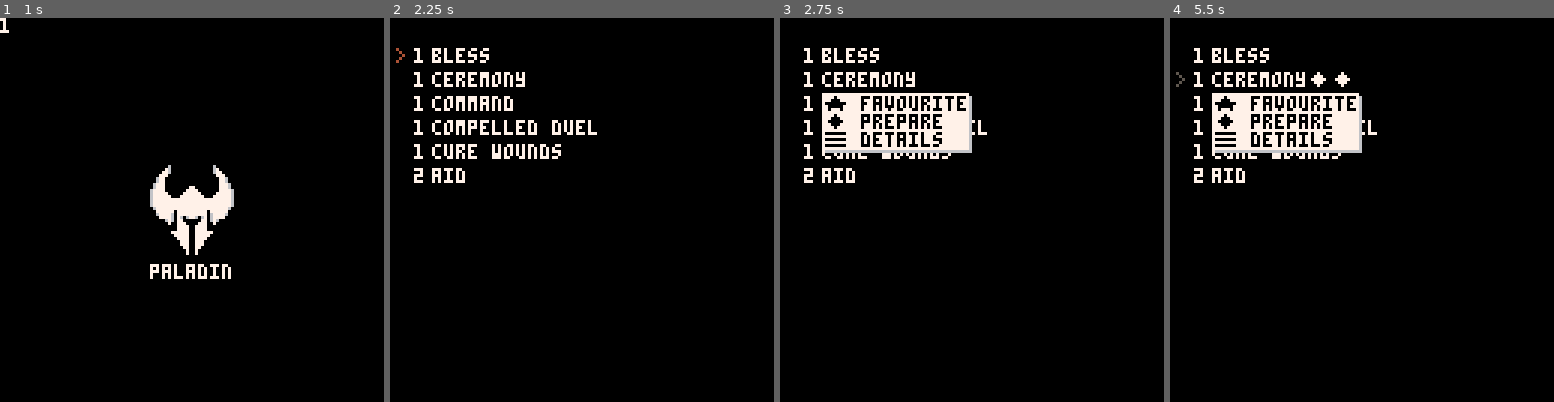
Above: before the commit, frames 1-4 (left to right).
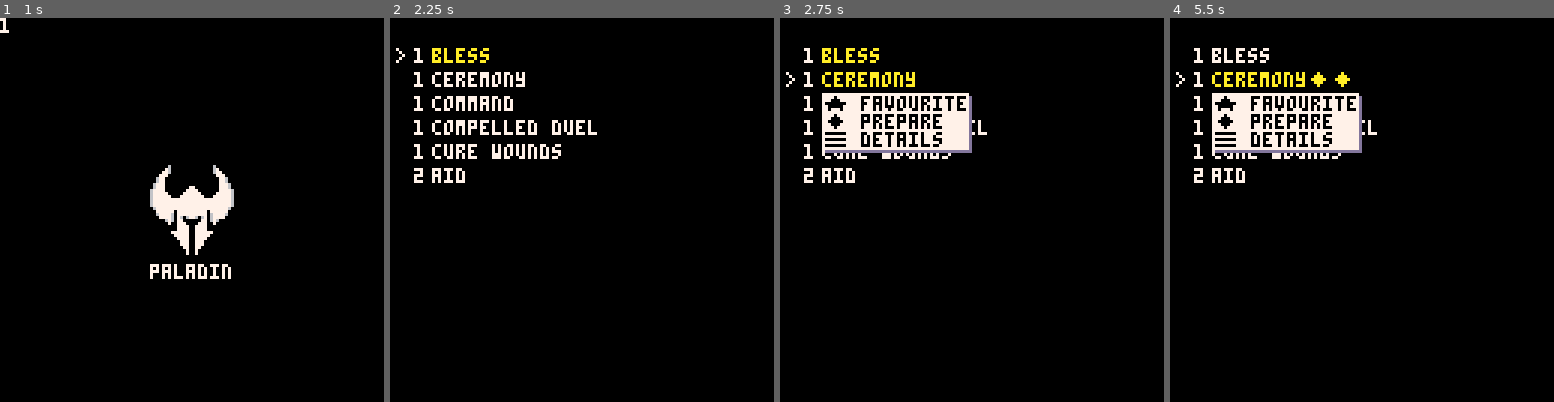
Above: after the commit, the same moments.

Repository: gbalbuena/pico-8
Game: PICO-8 cartridge games/spells.p8
The game is run twice, just before and just after one commit, with the same random seed, the same clock (stepped at 60 frames per second) and the same inputs.
Inputs:
- Up to frame 1 (1 s): tap O (Z key) at 0.33, 0.7 s
- Up to frame 2 (2.25 s): tap X (X key) at 1.07, 2.07 s; tap O (Z key) at 1.43, 2.22 s; hold Left from 1.97 s (still down)
- Up to frame 3 (2.75 s): release Left at 2.37 s; tap X (X key) at 2.4, 2.73 s; hold Down from 2.42 s (still down)
- Up to frame 4 (5.5 s): release Down at 2.82 s; hold Right 2.87-3.53 s; tap X (X key) every 0.33 s from 3.07 to 5.4 s; tap O (Z key) at 3.1, 3.98, 4.87 s; hold Up 3.58-4.08 s; hold Right 4.13-4.53 s; hold Down 4.58-5.08 s; hold Left from 5.13 s (still down)

Frame 1 is identical in both runs. In frame 2, 0.3% of the frame differs, in the area x 1-26%, y 7-12%; in frame 3, 1.2%, in the area x 1-50%, y 7-36%; in frame 4, 1.1%.

Commit message:
spells: fav initial

Diff:
--- a/games/spells.p8
+++ b/games/spells.p8
@@ -17,12 +17,12 @@
 }
 classes = { "paladin", "warlock", "rogue" }
 spells = {
-  { lvl=1, name="bless", prepared=false, casted=0 },
-  { lvl=1, name="ceremony", prepared=false, casted=0 },
-  { lvl=1, name="command", prepared=false, casted=0 },
-  { lvl=1, name="compelled duel", prepared=false, casted=0 },
-  { lvl=1, name="cure wounds", prepared=false, casted=0 },
-  { lvl=2, name="aid", prepared=false, casted=0 }
+  { lvl=1, name="bless", prepared=false, casted=0, fav=false },
+  { lvl=1, name="ceremony", prepared=false, casted=0, fav=false },
+  { lvl=1, name="command", prepared=false, casted=0, fav=false },
+  { lvl=1, name="compelled duel", prepared=false, casted=0, fav=false },
+  { lvl=1, name="cure wounds", prepared=false, casted=0, fav=false },
+  { lvl=2, name="aid", prepared=false, casted=0, fav=false }
 }
 
 -- main screen module
@@ -126,21 +126,32 @@
     if (spell.prepared) then
       col = 8
     end
-    print(spell.name .. rep("\143", spell.casted), 6 + 8, y + 2, col)
+    if (spell.fav) then
+      print(spell.name .. rep("\143", spell.casted), 6 + 8, y + 2, 10)
+    else
+      print(spell.name .. rep("\143", spell.casted), 6 + 8, y + 2, 7)
+    end
     print(spell.lvl, 8, y+2, col)
     if (spells[spells_list.selected] == spell) then
-      print(">", 2, y + 2, rnd(15))
+      print(">", 2, y + 2, 7)
       tooltip_y = y
     end
   end
   if (tooltip) then
+    update_tooltip(spells[spells_list.selected])
     draw_tooltip(tooltip_y)
   end
 end
 
+function update_tooltip(spell)
+  if (btnp(5)) then
+    spell.fav = not spell.fav
+  end
+end
+
 function draw_tooltip(y)
-  rectfill(15, y+10, 63, y+28 , 6)
-  rectfill(14, y+9, 62, y+27 , 7)
+  rectfill(15,y+10,63,y+28,13)
+  rectfill(14,y+9,62,y+27,7)
   print("\146 favourite", 15, y+10, 0)
   print("\143 prepare", 15, y+16, 0)
   print("\152 details", 15, y+22, 0)
